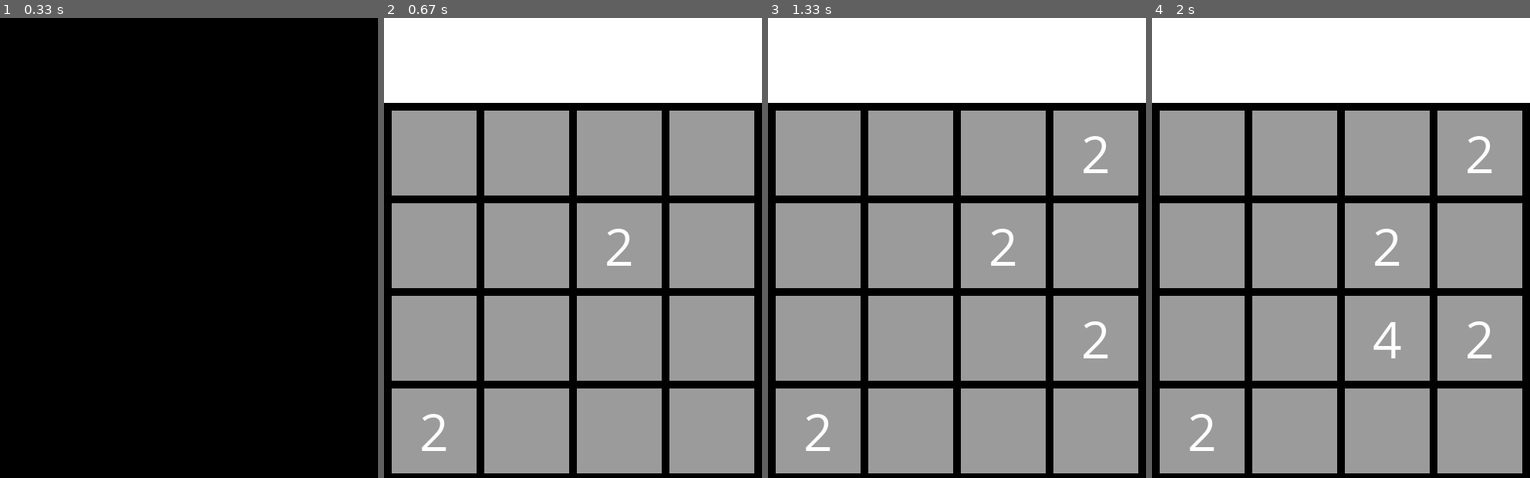
Above: before the commit, frames 1-4 (left to right).
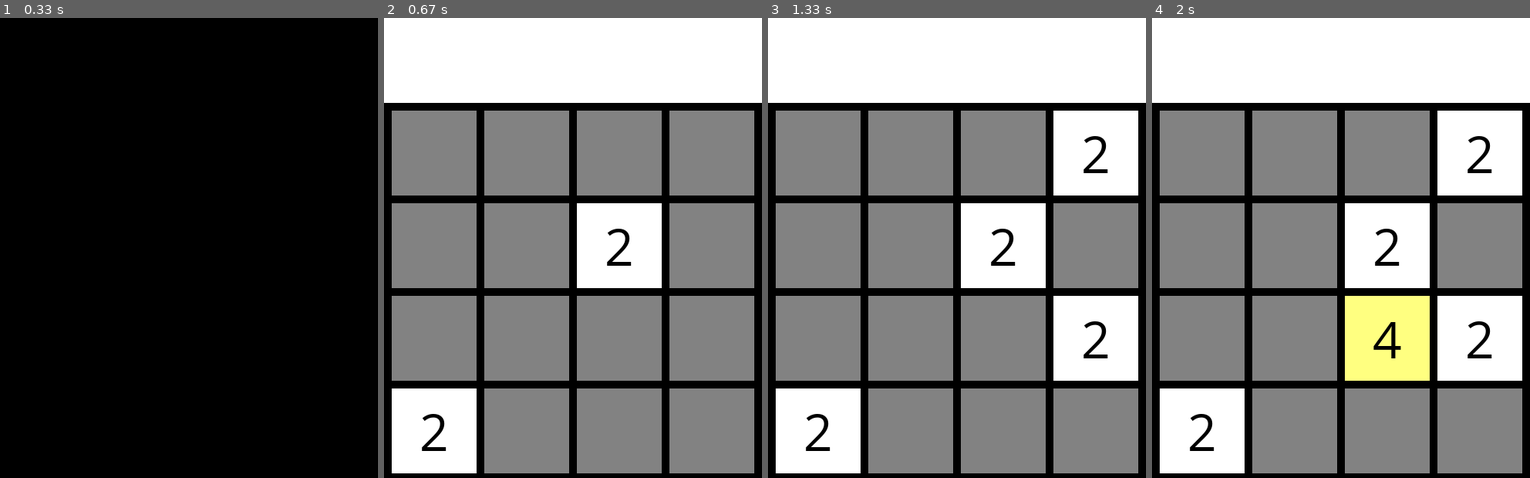
Above: after the commit, the same moments.

Repository: Roman-Blokhin/Python
Game: pygame game, started from my_code/game_2048/main.py
The game is run twice, just before and just after one commit, with the same random seed, the same clock (stepped at 60 frames per second) and the same inputs.
Inputs:
- Up to frame 1 (0.33 s): no input
- Up to frame 2 (0.67 s): tap Enter at 0.33 s
- Up to frame 3 (1.33 s): tap Space at 0.67, 1.17 s
- Up to frame 4 (2 s): tap Space at 1.7 s

Frame 1 is identical in both runs. In frame 2, 66% of the frame differs, in the area x 2-98%, y 20-99%; in frame 3, 66%; in frame 4, 66%.

Commit message:
6. Pygame. 2048. Словарь цветов. Ячейки меняют цвет по значению из массива и словаря

Diff:
--- a/my_code/game_2048/main.py
+++ b/my_code/game_2048/main.py
@@ -9,6 +9,15 @@
     [0, 0, 0, 0],
     [0, 0, 0, 0],
 ]
+
+# 16. создаем словарь для того ,чтобы раскрасить наши ячейки по значению в массиве
+COLORS = {
+    0: (130, 130, 130),
+    2: (255, 255, 255),
+    4: (255, 255, 128),
+    8: (255, 255, 0),
+    16: (255, 128, 0),
+}
 
 # 10. прописываем константы и переменные
 WHITE = (255, 255, 255)
@@ -56,11 +65,12 @@
                     # 14.1 находим значение ,которое хранится в массиве
                     value = mas[row][column]
                     # 14.2 прописываем, что будем писать и как
-                    text = font.render(f'{value}', True, WHITE)  # значение, обтекание шрифта и цвет
+                    text = font.render(f'{value}', True, BLACK )  # значение, обтекание шрифта и цвет
 
                     w = column * SIZE_BLOCK + (column+1) * MARGIN
                     h = (row * SIZE_BLOCK + (row+1) * MARGIN) + 110
-                    pygame.draw.rect(screen, GRAY, (w, h, SIZE_BLOCK, SIZE_BLOCK))
+                    pygame.draw.rect(screen, COLORS[value], (w, h, SIZE_BLOCK, SIZE_BLOCK))  # 16.1 меняем цвет ячейки
+                    # в соответствии со значением из словаря COLORS
 
                     # 14.3 условие для вывода значения на квадрате
                     if value != 0:
